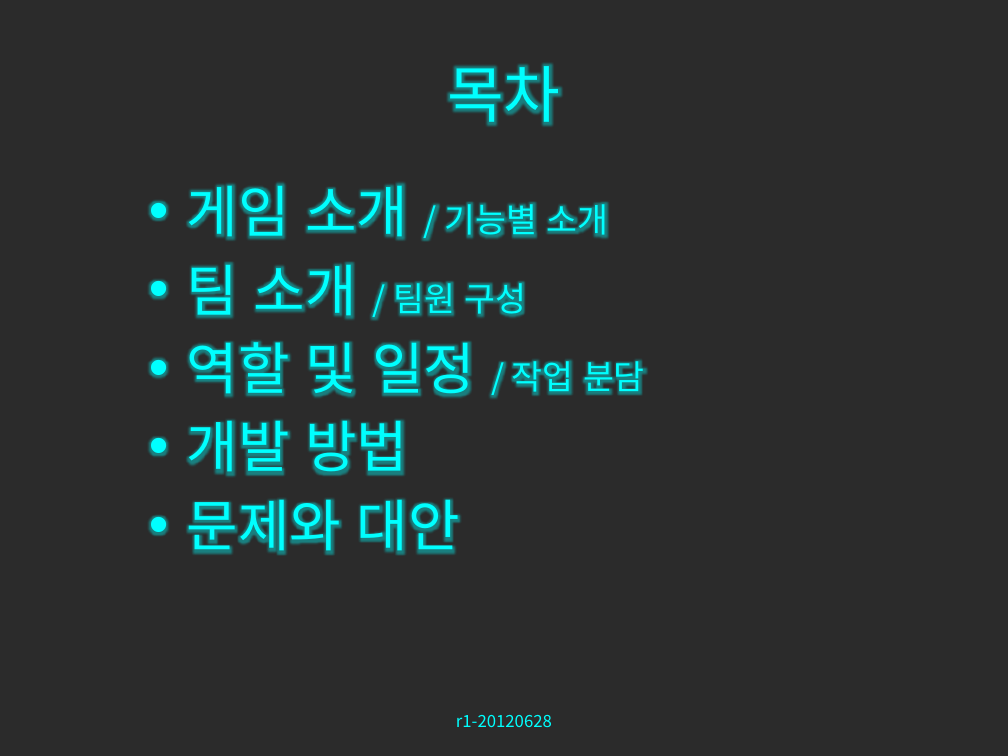
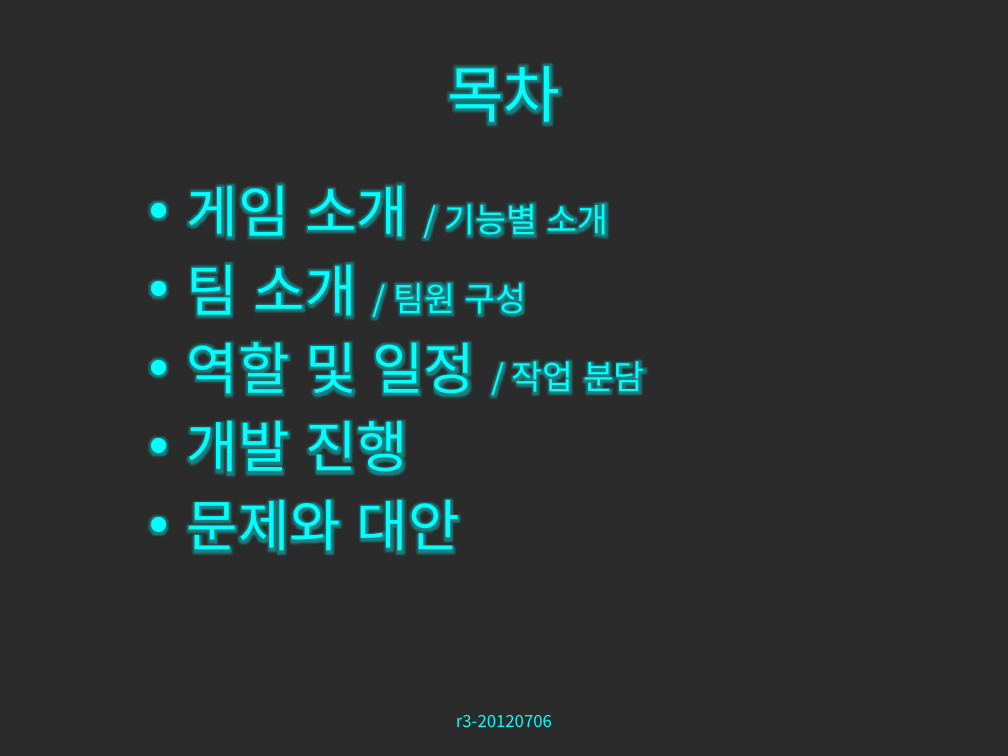
Before and after one commit to zwycid/dimension-drive-downside, a slide deck: slide 2 of presentation/중간발표.pptx. Drawn at 1008x756 pixels with LibreOffice and Linux fonts; fonts in the diff are those of the drawing; background and template pictures are left out; a plain dark background stands for a picture behind light text. Boxes give left, top, right and bottom in pixels: in the first picture for what was removed or moved away, otherwise in the second. Text is boxed around its words. In the diff, an @@ line names an element or a change of style, - is before the commit and + after.

```diff
--- a/presentation/중간발표.pptx
+++ b/presentation/중간발표.pptx
@@ text at (x1=187, y1=420, x2=408, y2=475): text changed @@
-• 개발 방법
+• 개발 진행
@@ text at (x1=456, y1=715, x2=552, y2=727): text changed @@
-r1-20120628
+r3-20120706
```
Also in this commit, not shown: 24 other slides changed, 1 slide added, 2 other files.
